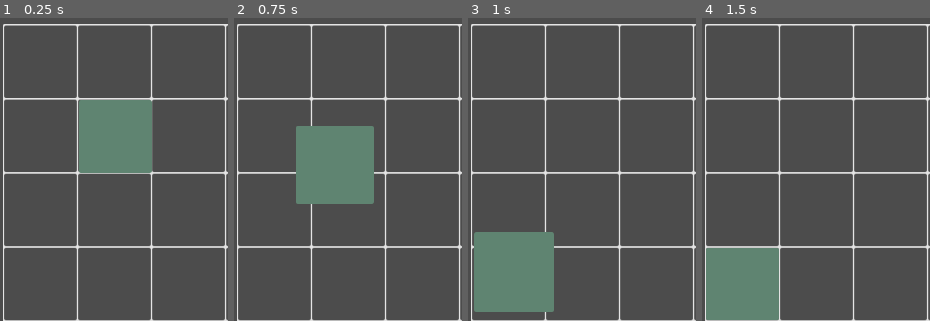
Above: before the commit, frames 1-4 (left to right).
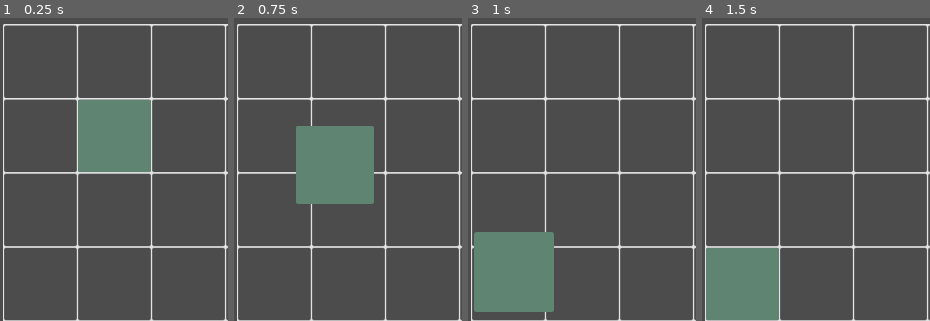
Above: after the commit, the same moments.

Repository: ax9880/genso-battle
Game: Godot game, scene res://Main.tscn
The game is run twice, just before and just after one commit, with the same random seed, the same clock (stepped at 60 frames per second) and the same inputs.
Inputs (mouse positions are % of the whole screen's width and height, from its top left):
- Up to frame 1 (0.25 s): no input
- Up to frame 2 (0.75 s): tap Enter at 0.5 s; drag from (26, 20) to (10, 44) at 0.52 s
- Up to frame 3 (1 s): no input
- Up to frame 4 (1.5 s): drag from (27, 44) to (10, 7) at 1.27 s
The pictures show only the part of the screen within x 1-51%, y 0-50%; the shares and areas given below are measured in that part.

The runs differ from the first frame. In frame 1, 0.3% of the frame differs, in the area x 34-67%, y 27-52%; in frame 2, less than 0.1%; in frame 3, less than 0.1%; in frame 4, nothing differs.

Commit message:
Snapping units to the grid when initializing everything

Diff:
--- a/CellArea2D.gd
+++ b/CellArea2D.gd
@@ -2,5 +2,8 @@
 
 class_name CellArea2D
 
+# x,y coordinates in the grid matrix, for convenience.
 var coordinates: Vector2 = Vector2.ZERO
+
+# Unit inside this cell.
 var unit = null
--- a/Grid.gd
+++ b/Grid.gd
@@ -22,8 +22,11 @@
 
 func _ready() -> void:
 	_initialize_grid()
+	_assign_units_to_cells()
 
 
+# Create the grid matrix and populate it with cell objects.
+# Connect body enter and exit signals.
 func _initialize_grid() -> void:
 	for x in range(grid_width):
 		grid.append([])
@@ -34,19 +37,6 @@
 			grid[x][y] = _build_cell(x, y)
 
 			# TODO: detect where units are and add them to the grid / cell
-
-
-func _initialize_cells() -> void:
-	for x in range(grid.size()):
-		for y in range(grid[x].size()):
-			var cell_origin: Vector2 = _cell_coordinates_to_cell_origin(Vector2(x, y))
-
-			var cell = cell_packed_scene.instance()
-			add_child(cell)
-			cell.position = cell_origin
-
-			cell.connect("body_entered", self, "_on_cell_body_entered")
-			cell.connect("body_exited", self, "_on_cell_body_exited")
 
 
 func _build_cell(x_position: float, y_position: float) -> CellArea2D:
@@ -65,6 +55,15 @@
 	return cell
 
 
+func _assign_units_to_cells() -> void:
+	for unit in $Units.get_children():
+		var cell_coordinates: Vector2 = _get_cell(unit.position)
+
+		unit.position = _cell_coordinates_to_cell_origin(cell_coordinates)
+
+		grid[cell_coordinates.x][cell_coordinates.y].unit = unit
+
+
 func _on_cell_body_entered(body: Node, cell: CellArea2D) -> void:
 	active_unit_entered_cells[cell.name] = cell
 
@@ -79,6 +78,7 @@
 	var distance = 10000
 	var selected_cell = null
 
+	# Sets the currently active area to the cell closest to the unit's origin
 	for active_cell in active_unit_entered_cells.values():
 		if active_cell != null:
 			var distance_squared: float = body.position.distance_squared_to(active_cell.position)
--- a/Main.tscn
+++ b/Main.tscn
@@ -93,23 +93,25 @@
 "_edit_lock_": true
 }
 
-[node name="Unit" type="KinematicBody2D" parent="Grid"]
-position = Vector2( 151, 151 )
+[node name="Units" type="Node2D" parent="Grid"]
+
+[node name="Unit" type="KinematicBody2D" parent="Grid/Units"]
+position = Vector2( 176, 176 )
 script = ExtResource( 3 )
 
-[node name="Sprite" type="Sprite" parent="Grid/Unit"]
+[node name="Sprite" type="Sprite" parent="Grid/Units/Unit"]
 texture = ExtResource( 2 )
 __meta__ = {
 "_edit_lock_": true
 }
 
-[node name="CollisionShape2D" type="CollisionShape2D" parent="Grid/Unit"]
+[node name="CollisionShape2D" type="CollisionShape2D" parent="Grid/Units/Unit"]
 shape = SubResource( 3 )
 __meta__ = {
 "_edit_lock_": true
 }
 
-[node name="SelectionArea2D" type="Area2D" parent="Grid/Unit"]
+[node name="SelectionArea2D" type="Area2D" parent="Grid/Units/Unit"]
 collision_layer = 2
 collision_mask = 0
 monitoring = false
@@ -117,16 +119,16 @@
 "_edit_lock_": true
 }
 
-[node name="CollisionShape2D" type="CollisionShape2D" parent="Grid/Unit/SelectionArea2D"]
+[node name="CollisionShape2D" type="CollisionShape2D" parent="Grid/Units/Unit/SelectionArea2D"]
 visible = false
 shape = SubResource( 4 )
 __meta__ = {
 "_edit_lock_": true
 }
 
-[node name="Tween" type="Tween" parent="Grid/Unit"]
+[node name="Tween" type="Tween" parent="Grid/Units/Unit"]
 
-[connection signal="picked_up" from="Grid/Unit" to="Grid" method="_on_Unit_picked_up"]
-[connection signal="released" from="Grid/Unit" to="Grid" method="_on_Unit_released"]
-[connection signal="input_event" from="Grid/Unit/SelectionArea2D" to="Grid/Unit" method="_on_SelectionArea2D_input_event"]
-[connection signal="tween_completed" from="Grid/Unit/Tween" to="Grid/Unit" method="_on_Tween_tween_completed"]
+[connection signal="picked_up" from="Grid/Units/Unit" to="Grid" method="_on_Unit_picked_up"]
+[connection signal="released" from="Grid/Units/Unit" to="Grid" method="_on_Unit_released"]
+[connection signal="input_event" from="Grid/Units/Unit/SelectionArea2D" to="Grid/Units/Unit" method="_on_SelectionArea2D_input_event"]
+[connection signal="tween_completed" from="Grid/Units/Unit/Tween" to="Grid/Units/Unit" method="_on_Tween_tween_completed"]
